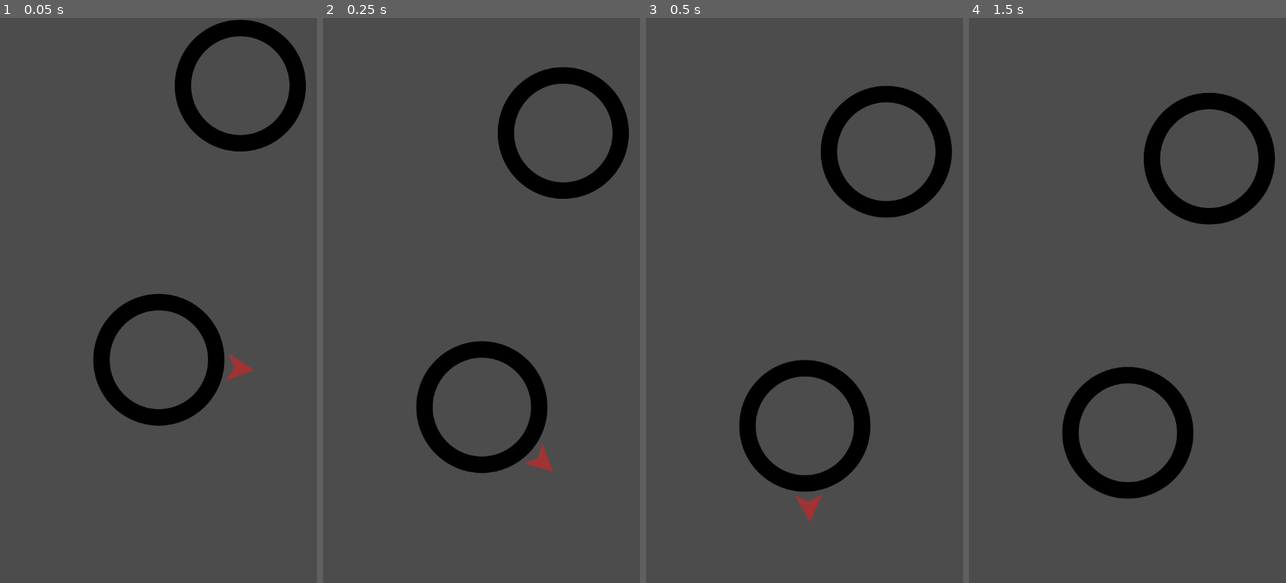
Above: before the commit, frames 1-4 (left to right).
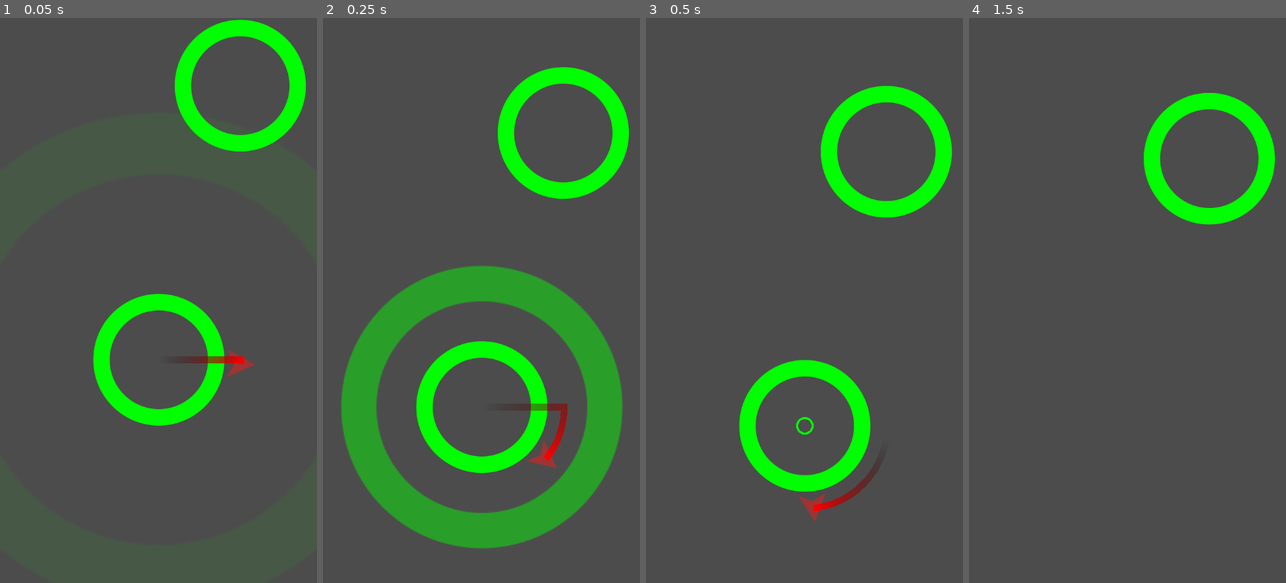
Above: after the commit, the same moments.

Repository: Dvdson/Circle_Jump_Tutorial
Game: Godot game, scene res://objects/Main.tscn
Same seed, same stepped clock (60 frames per second), same inputs: the game is played once before the commit and once after it. Before the commit the project has no main scene; this scene is started directly in both runs.
Inputs (mouse positions are in pixels of both pictures, inside the frame that each line leads up to):
- Up to frame 1 (0.05 s): no input
- Up to frame 2 (0.25 s): no input
- Up to frame 3 (0.5 s): no input
- Up to frame 4 (1.5 s): move the mouse to (1197, 272) at 0.52 s; click (1197, 272) at 0.67 s; move the mouse to (1064, 328) at 1.27 s; click (1064, 328) at 1.42 s

The runs differ from the first frame. In frame 1, 7.2% of the frame differs, in the area x 29-97%, y 0-73%; in frame 2, 23%, in the area x 5-97%, y 8-94%; in frame 3, 7.3%; in frame 4, 6.8%.

Commit message:
Novas animações
Adicionado 2 novas animações:

	- "Capture" -> Usado quando Jumper colide com o circle
	- "Implode" -> Usado quando o Jumper salta(método jump)

Adicionando 3 novas features:

	- Adicionado um rastro para o jumper.
	- Quando capturado o Jumper inicia sua orbitação apartir do
	  ponto de colisão.
	- O Jumper agora muda sua orientação de rotação aleatoriamente

Diff:
--- a/objects/Circle.tscn
+++ b/objects/Circle.tscn
@@ -6,9 +6,77 @@
 
 [sub_resource type="ShaderMaterial" id=1]
 shader = ExtResource( 3 )
-shader_param/color = null
+shader_param/color = Color( 0.00392157, 1, 0.00392157, 1 )
 
 [sub_resource type="CircleShape2D" id=2]
+
+[sub_resource type="Animation" id=4]
+resource_name = "Capture"
+length = 0.5
+tracks/0/type = "value"
+tracks/0/path = NodePath("SpriteEffect:visible")
+tracks/0/interp = 1
+tracks/0/loop_wrap = true
+tracks/0/imported = false
+tracks/0/enabled = true
+tracks/0/keys = {
+"times": PoolRealArray( 0 ),
+"transitions": PoolRealArray( 1 ),
+"update": 1,
+"values": [ true ]
+}
+tracks/1/type = "value"
+tracks/1/path = NodePath("SpriteEffect:scale")
+tracks/1/interp = 1
+tracks/1/loop_wrap = true
+tracks/1/imported = false
+tracks/1/enabled = true
+tracks/1/keys = {
+"times": PoolRealArray( 0, 0.5 ),
+"transitions": PoolRealArray( 1, 1 ),
+"update": 0,
+"values": [ Vector2( 3, 3 ), Vector2( 1e-05, 1e-05 ) ]
+}
+tracks/2/type = "value"
+tracks/2/path = NodePath("SpriteEffect:self_modulate")
+tracks/2/interp = 1
+tracks/2/loop_wrap = true
+tracks/2/imported = false
+tracks/2/enabled = true
+tracks/2/keys = {
+"times": PoolRealArray( 0, 0.5 ),
+"transitions": PoolRealArray( 1, 1 ),
+"update": 0,
+"values": [ Color( 1, 1, 1, 0 ), Color( 1, 1, 1, 1 ) ]
+}
+
+[sub_resource type="Animation" id=3]
+resource_name = "Implode"
+length = 0.4
+tracks/0/type = "value"
+tracks/0/path = NodePath(".:scale")
+tracks/0/interp = 1
+tracks/0/loop_wrap = true
+tracks/0/imported = false
+tracks/0/enabled = true
+tracks/0/keys = {
+"times": PoolRealArray( 0, 0.4 ),
+"transitions": PoolRealArray( 1, 1 ),
+"update": 0,
+"values": [ Vector2( 1, 1 ), Vector2( 1e-05, 1e-05 ) ]
+}
+tracks/1/type = "value"
+tracks/1/path = NodePath(".:modulate")
+tracks/1/interp = 1
+tracks/1/loop_wrap = true
+tracks/1/imported = false
+tracks/1/enabled = true
+tracks/1/keys = {
+"times": PoolRealArray( 0, 0.4 ),
+"transitions": PoolRealArray( 1, 1 ),
+"update": 0,
+"values": [ Color( 1, 1, 1, 1 ), Color( 1, 1, 1, 0 ) ]
+}
 
 [node name="Circle" type="Area2D"]
 script = ExtResource( 2 )
@@ -17,9 +85,19 @@
 material = SubResource( 1 )
 texture = ExtResource( 1 )
 
+[node name="SpriteEffect" type="Sprite" parent="."]
+self_modulate = Color( 1, 1, 1, 0 )
+material = SubResource( 1 )
+scale = Vector2( 3, 3 )
+texture = ExtResource( 1 )
+
 [node name="CollisionShape2D" type="CollisionShape2D" parent="."]
 shape = SubResource( 2 )
 
 [node name="Pivot" type="Node2D" parent="."]
 
 [node name="OrbitPosition" type="Position2D" parent="Pivot"]
+
+[node name="AnimationPlayer" type="AnimationPlayer" parent="."]
+anims/Capture = SubResource( 4 )
+anims/Implode = SubResource( 3 )
--- a/objects/Jumper.tscn
+++ b/objects/Jumper.tscn
@@ -7,6 +7,9 @@
 [sub_resource type="ShaderMaterial" id=1]
 shader = ExtResource( 3 )
 shader_param/color = Color( 0.631373, 0.203922, 0.203922, 1 )
+
+[sub_resource type="Gradient" id=2]
+colors = PoolColorArray( 0, 0, 0, 0, 1, 0, 0, 1 )
 
 [node name="Jumper" type="Area2D"]
 script = ExtResource( 2 )
@@ -21,4 +24,9 @@
 
 [node name="VisibilityNotifier2D" type="VisibilityNotifier2D" parent="."]
 
+[node name="Trail" type="Node" parent="."]
+
+[node name="Points" type="Line2D" parent="Trail"]
+gradient = SubResource( 2 )
+
 [connection signal="area_entered" from="." to="." method="_on_Jumper_area_entered"]
--- a/project.godot
+++ b/project.godot
@@ -11,6 +11,7 @@
 [application]
 
 config/name="Circle Jump"
+run/main_scene="res://objects/Main.tscn"
 config/icon="res://icon.png"
 
 [display]
--- a/scripts/Circle/Circle.gd
+++ b/scripts/Circle/Circle.gd
@@ -14,7 +14,15 @@
 	var img_size = $Sprite.texture.get_size().x/2
 	$Sprite.scale = Vector2(1,1) * radius / img_size
 	orbit_position.position.x = radius + 25
-
+	rotation_speed *= pow(-1, randi() % 2)
 
 func _process(delta):
 	$Pivot.rotation += rotation_speed * delta
+
+func implode():
+	$AnimationPlayer.play("Implode")
+	yield($AnimationPlayer, "animation_finished")
+	queue_free()
+
+func capture():
+	$AnimationPlayer.play("Capture")
--- a/scripts/Jumper/Jumper.gd
+++ b/scripts/Jumper/Jumper.gd
@@ -1,18 +1,20 @@
 extends Area2D
-
-var velocity = Vector2(100, 0)
-
-var jump_speed = 1000
-var target = null
 
 signal captured
 
+var velocity = Vector2(100, 0)
+var jump_speed = 1000
+var target = null
+var trail_length = 25
+
+onready var trail = $Trail/Points
 
 func _unhandled_input(event):
 	if target and event is InputEventScreenTouch and event.is_pressed():
 		jump()
 
 func jump():
+	target.implode()
 	target = null
 	velocity = transform.x * jump_speed
 
@@ -20,9 +22,15 @@
 	target = area
 	velocity = Vector2()
 	emit_signal("captured", area)
+	target.get_node("Pivot").rotation = (position - target.position).angle()
+
 
 func _physics_process(delta):
 	if target:
 		transform = target.orbit_position.global_transform
 	else:
 		position += velocity * delta
+
+	if trail.points.size() > trail_length:
+		trail.remove_point(0)
+	trail.add_point(position)
--- a/scripts/Main/Main.gd
+++ b/scripts/Main/Main.gd
@@ -34,4 +34,5 @@
 """
 func _on_Jumper_captured(object):
 	$Camera2D.position = object.position
+	object.capture()
 	call_deferred("spawn_circle")
Not shown: 1 places in objects/Circle.tscn that only renumber resources
Not shown: 1 places in objects/Jumper.tscn that only renumber resources
